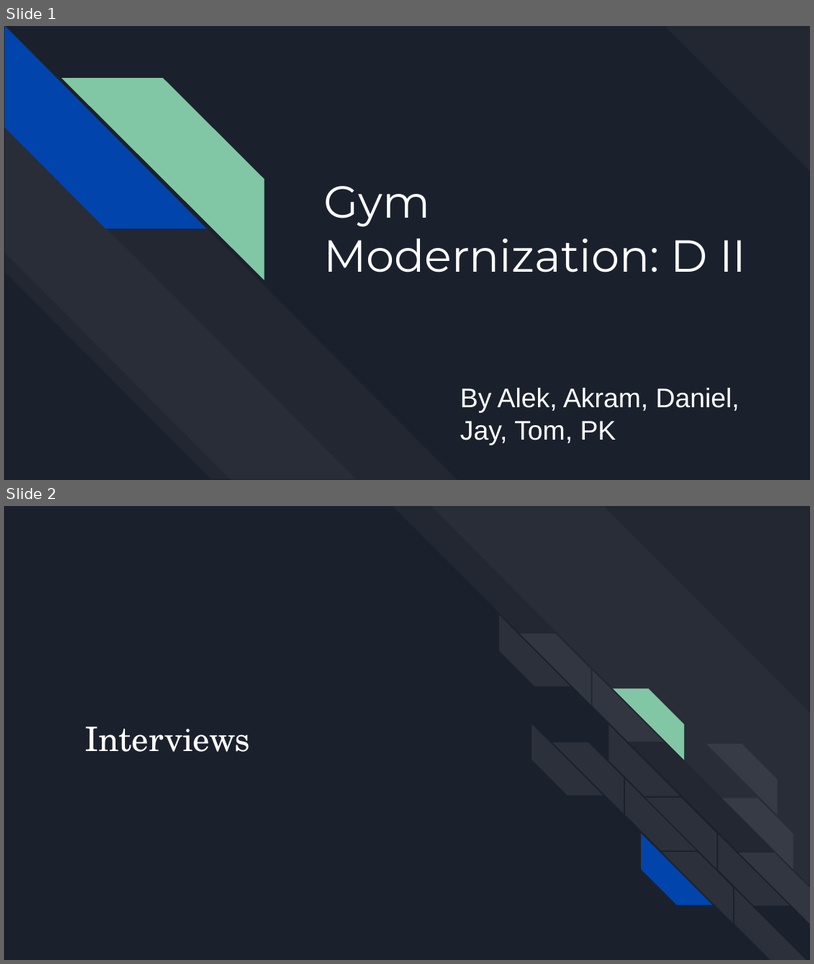
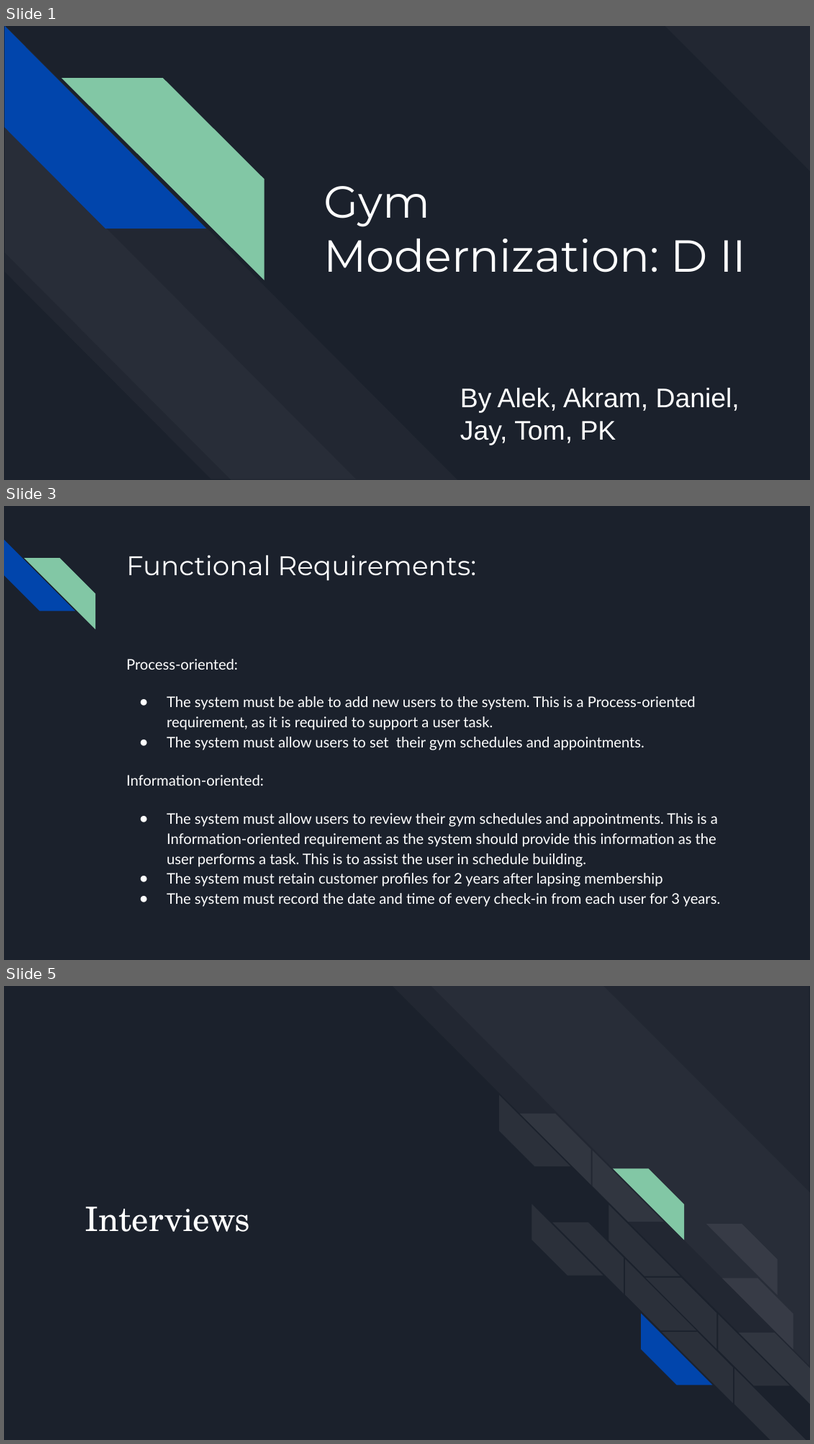
Before and after one commit to Dexterasoft/436GymModernization, a slide deck: Deliverable2/Gym Modernization_ Deliverable II.pptx. Shown one above the other, each under a label of ours: slides 1 and 2 before the commit, slides 1, 3 and 5 after it; the slides between them are not shown. The pictures are 814x964 and 814x1444 pixels, drawn with LibreOffice and Linux fonts; fonts in the diff are those of the drawing. Boxes give left, top, right and bottom in pixels: in the first picture for what was removed or moved away, otherwise in the second. Text is boxed around its words. In the diff, an @@ line names an element or a change of style, - is before the commit and + after.

```diff
--- a/Deliverable2/Gym Modernization_ Deliverable II.pptx
+++ b/Deliverable2/Gym Modernization_ Deliverable II.pptx
@@ slide 3 added at [4, 506, 810, 960], background #1B212C @@
@@ diag stripe added at [4, 540, 75, 611], fill #0145AC @@
@@ diag stripe added at [24, 558, 95, 628], fill #82C7A5 @@
@@ title added at [126, 555, 476, 581], 24 pt, text #FFFFFF @@
+Functional Requirements:
@@ text added at [126, 659, 721, 906], 13 pt, text #FFFFFF @@
+Process-oriented:
+● The system must be able to add new users to the system. This is a Process-oriented requirement, as it is required to support a user task.
+● The system must allow users to set their gym schedules and appointments.
+Information-oriented:
+● The system must allow users to review their gym schedules and appointments. This is a Information-oriented requirement as the system should provide this information as the user performs a task. This is to assist the user in schedule building.
+● The system must retain customer profiles for 2 years after lapsing membership
+● The system must record the date and time of every check-in from each user for 3 years.
@@ what was slide 2 is now slide 5 @@
```
Also in this commit, not shown: 3 slides changed, 2 other slides added.
